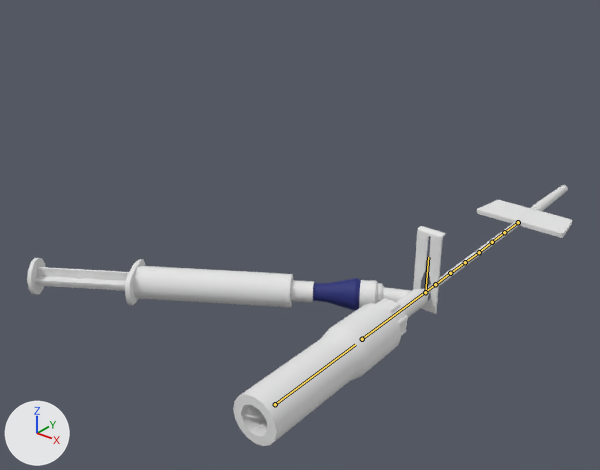
A saved change to the FBX model care-up/Assets/_Models/insulfon.fbx.
Camera for both pictures: a 50 mm lens placed at (0.174, -0.429, 0.203), pointed at (-0.072, -0.122, 0.012). Arrows for +X, +Y and +Z are at lower left; the lights stay in place. The bones that change are drawn over the model as lines.

Objects in the first picture: 'OmniflushSyringeBarrel', 'OmniflushSyringePlunger', 'bf', 'i_connector', 'inner', 'outer', 'puller', 'puller.001', 'ring', 'tube'.
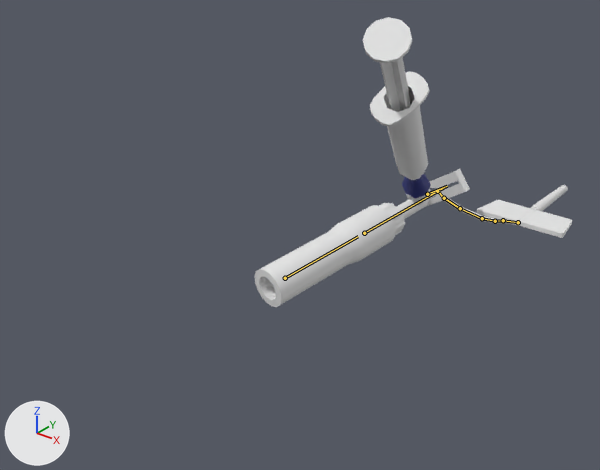
The newer file adds an action. The first version stands in its rest pose; the second is drawn at frame 593 of the action 'insolfonArm|i610_backed_L_Lib.001'.

Location of each change, (x1, y1, x2, y2) in pixels of the pictures (600 x 470 px):
'outer', posed (16% narrower, 28% shorter): before (233, 303, 401, 446); after (254, 205, 395, 307)
'OmniflushSyringeBarrel', posed (68% narrower, 124% taller): before (125, 259, 314, 307); after (370, 71, 429, 180)
'OmniflushSyringePlunger', posed: before (27, 258, 129, 294); after (363, 17, 412, 112)
'puller', posed (19% wider, 45% shorter): before (383, 226, 445, 318); after (396, 169, 470, 219)
'i_connector', posed: before (313, 278, 378, 311); after (402, 174, 431, 203)
'tube', posed: before (425, 221, 520, 293); after (428, 189, 518, 225)
'puller.001', posed: before (376, 298, 408, 336); after (379, 203, 405, 235)
'ring', posed (not visible afterwards): before (376, 283, 384, 303)
'inner', posed (not visible afterwards): before (246, 414, 263, 418)
bone 'puller', root to tip: before (362, 339) to (441, 280); after (364, 233) to (444, 187)
bone 'puller.001', root to tip: before (275, 404) to (355, 344); after (285, 278) to (358, 236)
bone 't0', root to tip: before (518, 222) to (504, 232); after (518, 222) to (503, 220)
bone 't1', root to tip: before (504, 232) to (492, 242); after (503, 220) to (495, 221)
bone 't2', root to tip: before (492, 242) to (479, 252); after (495, 221) to (482, 218)
bone 't3', root to tip: before (479, 252) to (465, 262); after (482, 218) to (460, 208)
bone 't4', root to tip: before (465, 262) to (450, 273); after (460, 208) to (444, 198)
bone 't5', root to tip: before (450, 273) to (435, 284); after (444, 198) to (437, 191)
bone 't6', root to tip: before (435, 284) to (426, 291); after (437, 191) to (427, 196)
bone 'th', root to tip: before (425, 292) to (428, 257); after (427, 194) to (447, 186)

What the commit changed:
Bone 'puller' (bone_puller) moves from (0.0, 0.0, 0.0) to (5.01, 7.39, 0.26).
Bone 'puller' (bone_puller) turns from (0, 0, 0) to (15, 120, 23) degrees about its own x, y and z.
Bone 'puller.001' (bone_puller_001) turns from (0, 0, 0) to (0, 10, 0) degrees about its own x, y and z.
Bone 't0' (bone_t0) turns from (0, 0, 0) to (32, -51, 98) degrees about its own x, y and z.
Bone 't1' (bone_t1) turns from (0, 0, 0) to (-13, 0, 0) degrees about its own x, y and z.
Bone 't2' (bone_t2) turns from (0, 0, 0) to (18, 0, 0) degrees about its own x, y and z.
Bone 't3' (bone_t3) turns from (0, 0, 0) to (47, 0, 0) degrees about its own x, y and z.
Bone 't4' (bone_t4) turns from (0, 0, 0) to (51, 0, 0) degrees about its own x, y and z.
Bone 't5' (bone_t5) turns from (0, 0, 0) to (32, 0, 0) degrees about its own x, y and z.
Bone 't6' (bone_t6) turns from (0, 0, 0) to (-10, 4, 46) degrees about its own x, y and z.
Bone 'th' (bone_th) moves from (0.0, 0.0, 0.0) to (0.13, -0.01, 0.02).
Bone 'th' (bone_th) turns from (0, 0, 0) to (-3, 0, -39) degrees about its own x, y and z.
